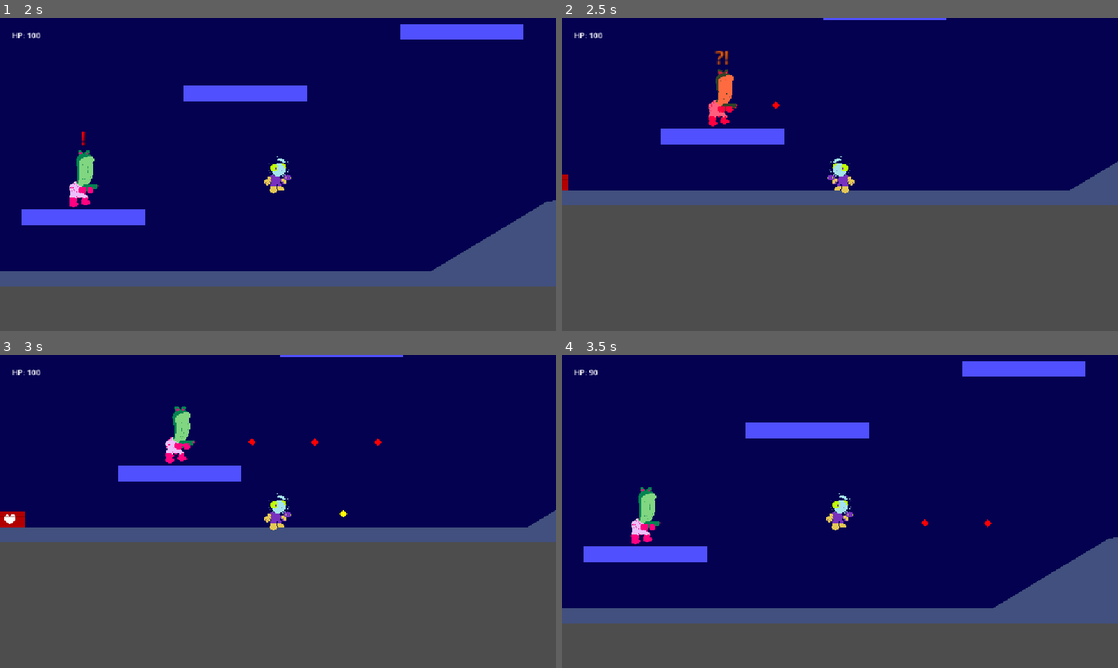
Above: before the commit, frames 1-4 (two rows, left to right).
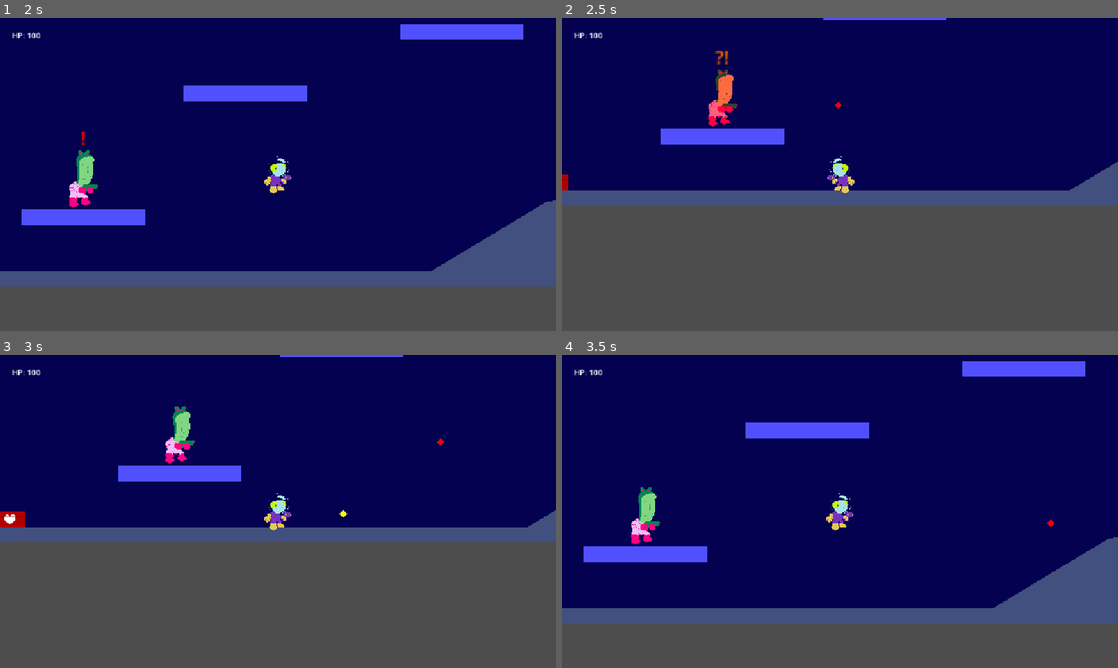
Above: after the commit, the same moments.

Repository: kv-mod3/FightClub-SpacePirates
Game: Godot game, scene res://levels/level_debug.tscn
Same seed, same stepped clock (60 frames per second), same inputs: the game is played once before the commit and once after it. This scene is started directly instead of the project's main scene.
Inputs:
- Up to frame 1 (2 s): tap Enter (shoot) at 0.5, 0.6, 1.35 s; hold D (right) from 0.53 s (still down); tap Space (jump) at 0.77, 1.52 s
- Up to frame 2 (2.5 s): release D (right) at 2.03 s; hold A (left) from 2.03 s (still down); tap Enter (shoot) at 2.1 s
- Up to frame 3 (3 s): release A (left) at 2.78 s; hold D (right) from 2.78 s (still down); tap Enter (shoot) at 2.85 s
- Up to frame 4 (3.5 s): keep holding D (right); tap Space (jump) at 3.02 s

Frame 1 is identical in both runs. In frame 2, less than 0.1% of the frame differs, in the area x 37-51%, y 26-30%; in frame 3, less than 0.1%; in frame 4, less than 0.1%, in the area x 4-89%, y 4-56%.

Commit message:
reduced enemy bullet to one

Diff:
--- a/project-space-pirates/objects/enemies/PirateEnemy/pirate_enemy.gd
+++ b/project-space-pirates/objects/enemies/PirateEnemy/pirate_enemy.gd
@@ -138,18 +138,16 @@
 func shoot() -> void:
 	is_shooting = true
 	await get_tree().create_timer(0.5).timeout # Windup before firing.
-	await create_bullet(3)
+	create_bullet()
 	await get_tree().create_timer(3).timeout # Cooldown after firing. Affects how long until enemy does next action.
 	is_shooting = false
 	print("Enemy is ready to fire again.")
 
 
-func create_bullet(amount: int) -> void:
-	for index in range(amount):
-		await get_tree().create_timer(0.2).timeout # Cooldown before the next bullet fired.
-		var b = bullet.instantiate()
-		get_owner().call_deferred("add_child", b)
-		b.transform = $MuzzleMarker.global_transform
+func create_bullet() -> void:
+	var b = bullet.instantiate()
+	get_owner().call_deferred("add_child", b)
+	b.transform = $MuzzleMarker.global_transform
 
 
 func take_damage(damage: float, bullet_direction: String) -> void:
